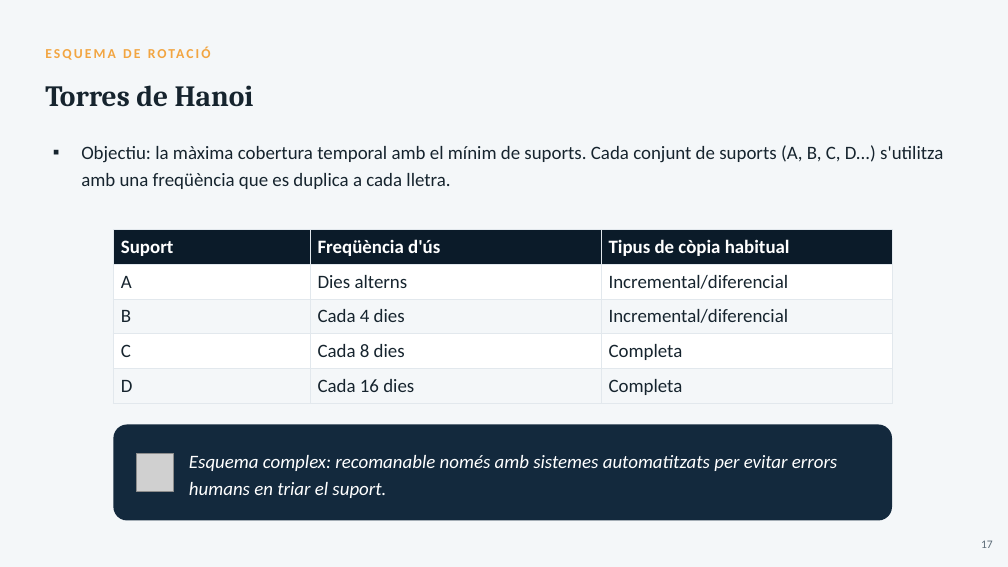
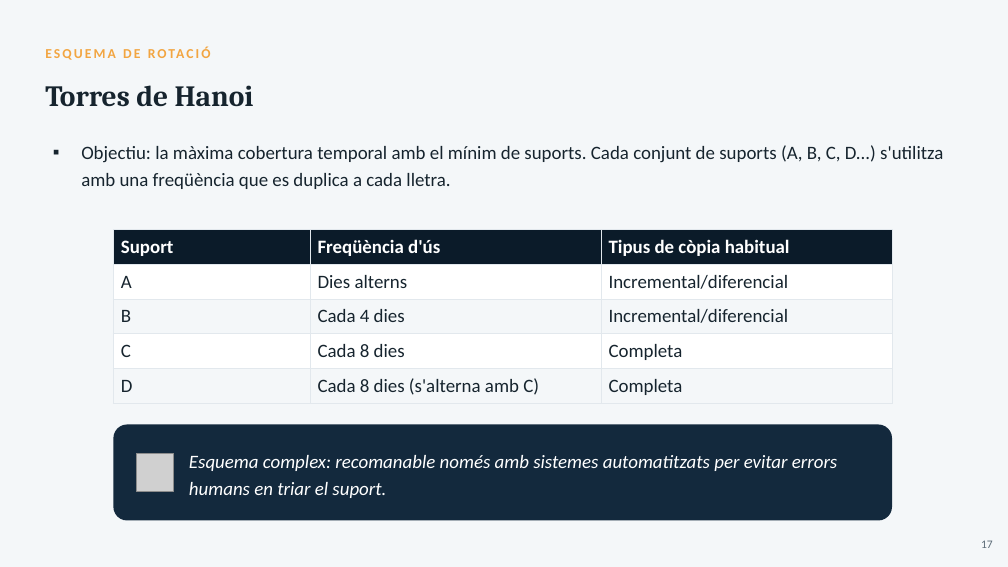
Before and after one commit to joansanchezescudero/SMX_0226_Seguretat_Informatica, a slide deck: slide 17 of RA2 - Emmagatzematge i copies de seguretat/AA3 - Copies de seguretat/RA2_AA3_Copies_de_seguretat.pptx. Drawn at 1008x567 pixels with LibreOffice and Linux fonts; fonts in the diff are those of the drawing; grey boxes stand for pictures. Boxes give left, top, right and bottom in pixels: in the first picture for what was removed or moved away, otherwise in the second. Text is boxed around its words. In the diff, an @@ line names an element or a change of style, - is before the commit and + after.

```diff
--- a/RA2 - Emmagatzematge i copies de seguretat/AA3 - Copies de seguretat/RA2_AA3_Copies_de_seguretat.pptx
+++ b/RA2 - Emmagatzematge i copies de seguretat/AA3 - Copies de seguretat/RA2_AA3_Copies_de_seguretat.pptx
@@ table at box(113, 230, 892, 404) @@
-row 5, column 2: Cada 16 dies
+row 5, column 2: Cada 8 dies (s'alterna amb C)
```
Also in this commit, not shown: 3 other files.
